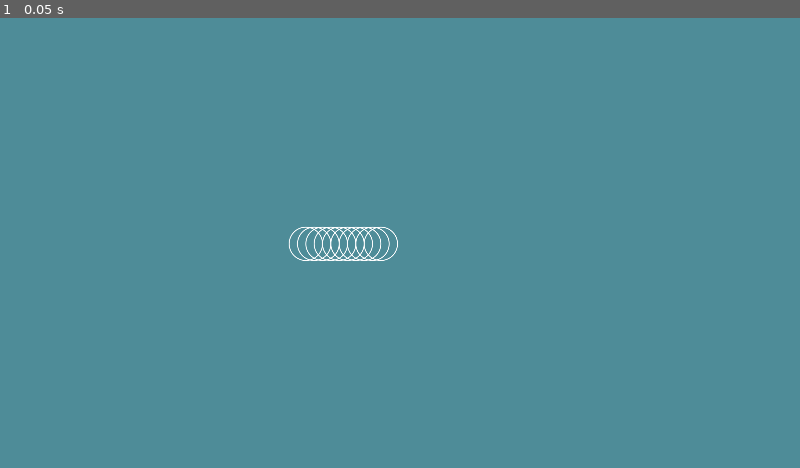
Above: before the commit, frame 1.
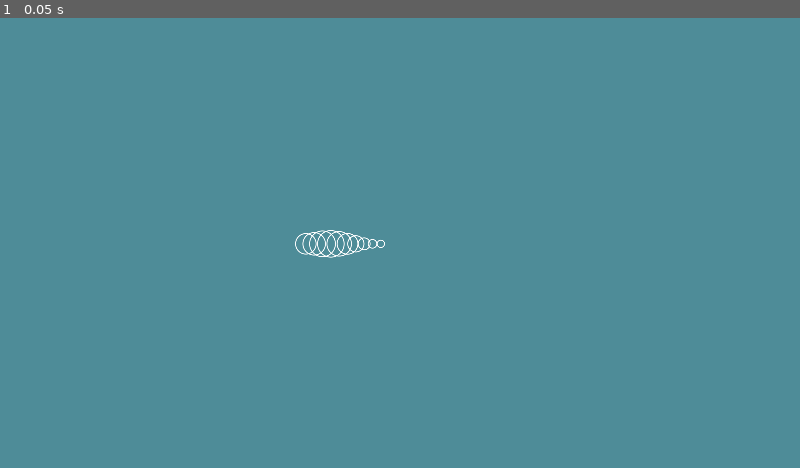
Above: after the commit, the same moment.

Repository: Dowsley/procedural-vivarium
Game: Godot game, scene res://src/game.tscn
Same seed, same stepped clock (60 frames per second), same inputs: the game is played once before the commit and once after it.
Inputs:
- Up to frame 1 (0.05 s): no input

The runs differ from the first frame. In frame 1, 0.5% of the frame differs, in the area x 36-50%, y 46-54%.

Commit message:
Spline for size

Diff:
--- a/src/game.tscn
+++ b/src/game.tscn
@@ -3,6 +3,8 @@
 [ext_resource type="PackedScene" uid="uid://cbr76dv68oqtt" path="res://src/koi.tscn" id="1_i28ue"]
 
 [sub_resource type="Curve" id="Curve_5kr7r"]
+_data = [Vector2(0, 0.615385), 0.0, 0.0, 0, 0, Vector2(0.294737, 0.802198), 0.0, 0.0, 0, 0, Vector2(1, 0.21978), 0.0, 0.0, 0, 0]
+point_count = 3
 
 [node name="Game" type="Node2D"]
 
--- a/src/koi.gd
+++ b/src/koi.gd
@@ -1,8 +1,10 @@
-@tool
 extends Node2D
 class_name Koi
 
-
+@export var fill := false:
+	set(value):
+		fill = value
+		queue_redraw()
 @export var num_segments := 5:
 	set(value):
 		num_segments = value
@@ -41,8 +43,14 @@
 
 
 func _draw() -> void:
-	for s in segments:
-		draw_arc(s.origin, radius, 0, 360, 100, Color.WHITE, 1, true)
+	for i in range(segments.size()):
+		var seg = segments[i]
+		var t = float(i) / float(num_segments - 1)
+		var segment_radius = radius * size_curve.sample(t)
+		if fill:
+			draw_circle(seg.origin, segment_radius, Color.WHITE)
+		else:
+			draw_arc(seg.origin, segment_radius, 0, 360, 100, Color.WHITE, 1, true)
 
 
 # Assumes the only changed segment was the head
@@ -58,7 +66,7 @@
 	segments.clear()
 	var curr := Vector2.ZERO
 	var seg: Segment = null
-	for i in num_segments:
+	for i in range(num_segments):
 		seg = Segment.new(curr, radius)
 		segments.append(seg)
 		curr.x += dist_segments
